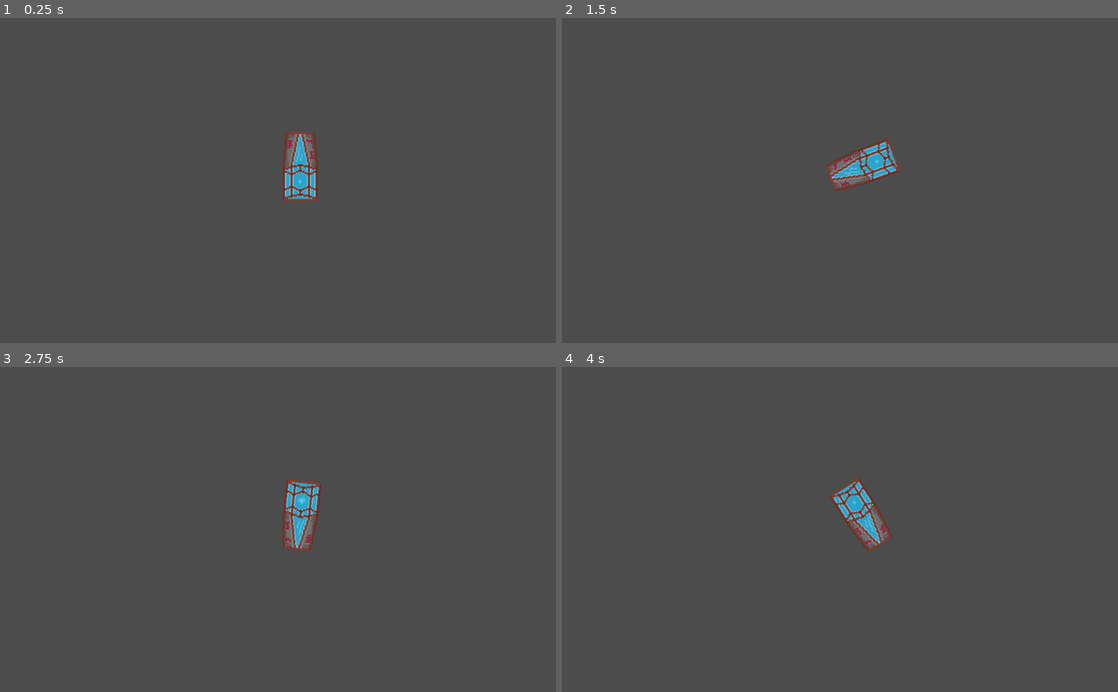
Above: before the commit, frames 1-4 (two rows, left to right).
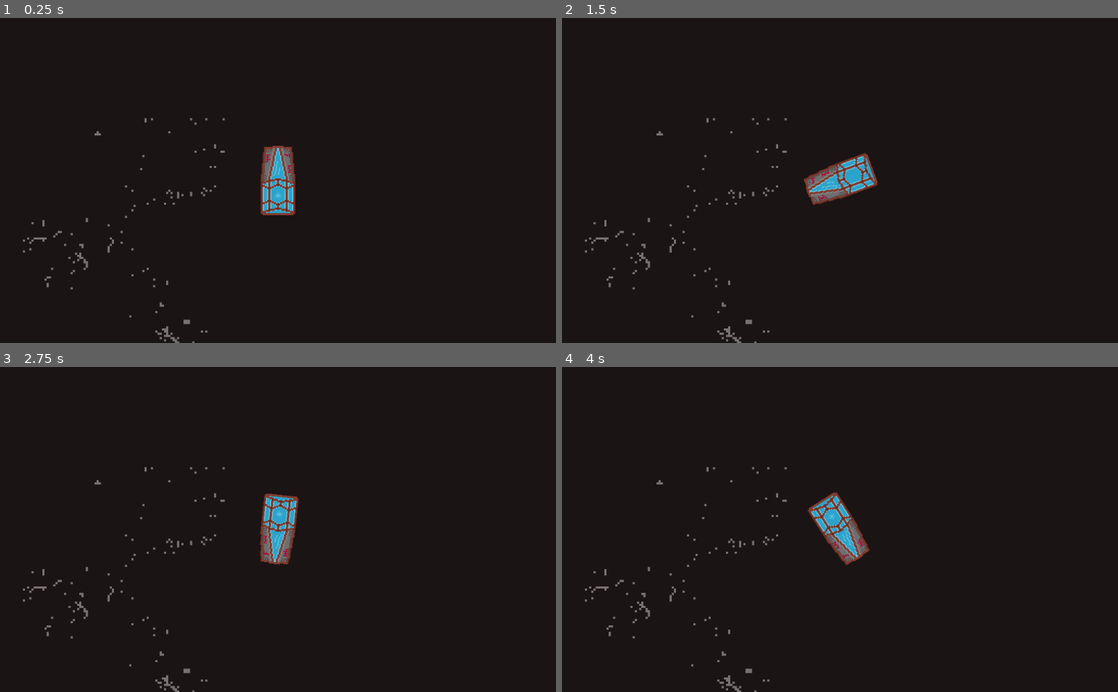
Above: after the commit, the same moments.

Repository: CiaranWoodward/LD45
Game: Godot game, scene res://Space.tscn
Same seed, same stepped clock (60 frames per second), same inputs: the game is played once before the commit and once after it.
Inputs:
- Up to frame 1 (0.25 s): no input
- Up to frame 2 (1.5 s): tap Enter at 0.5 s; hold D (rot_right) 0.53-1.28 s; hold A (rot_left) from 1.28 s (still down)
- Up to frame 3 (2.75 s): release A (rot_left) at 2.03 s; hold D (rot_right) from 2.03 s (still down)
- Up to frame 4 (4 s): release D (rot_right) at 3.53 s; hold A (rot_left) from 3.53 s (still down)

The runs differ from the first frame. In frame 1, 100% of the frame differs, in the area x 0-100%, y 0-100%; in frame 2, 100%; in frame 3, 100%; in frame 4, 100%.

Commit message:
Add stars with randomisation

Diff:
--- /dev/null
+++ b/AnimatedSprite.gd
@@ -0,0 +1,15 @@
+extends AnimatedSprite
+
+# Declare member variables here. Examples:
+# var a = 2
+# var b = "text"
+
+# Called when the node enters the scene tree for the first time.
+func _ready():
+	var frame_no : int = randi() % frames.get_frame_count("stars")
+	set_frame(frame_no)
+	print(frame_no)
+
+	var opacity : float = rand_range(0.1, 0.5)
+	modulate = Color(1, 1, 1, opacity)
+	print(opacity)
--- /dev/null
+++ b/Space.gd
@@ -0,0 +1,14 @@
+extends Node2D
+
+# Declare member variables here. Examples:
+# var a = 2
+# var b = "text"
+
+# Called when the node enters the scene tree for the first time.
+func _ready():
+	randomize()
+	print("randomized")
+
+# Called every frame. 'delta' is the elapsed time since the previous frame.
+#func _process(delta):
+#	pass
--- a/Space.tscn
+++ b/Space.tscn
@@ -1,14 +1,19 @@
-[gd_scene load_steps=8 format=2]
+[gd_scene load_steps=14 format=2]
 
-[ext_resource path="res://PlayerCore.gd" type="Script" id=1]
-[ext_resource path="res://sprites/coffin0.png" type="Texture" id=2]
-[ext_resource path="res://sprites/coffin1.png" type="Texture" id=3]
-[ext_resource path="res://sprites/coffin2.png" type="Texture" id=4]
-[ext_resource path="res://sprites/coffin3.png" type="Texture" id=5]
+[ext_resource path="res://Space.gd" type="Script" id=1]
+[ext_resource path="res://PlayerCore.gd" type="Script" id=2]
+[ext_resource path="res://sprites/coffin0.png" type="Texture" id=3]
+[ext_resource path="res://sprites/coffin1.png" type="Texture" id=4]
+[ext_resource path="res://sprites/coffin2.png" type="Texture" id=5]
+[ext_resource path="res://sprites/coffin3.png" type="Texture" id=6]
+[ext_resource path="res://sprites/stars0.png" type="Texture" id=7]
+[ext_resource path="res://sprites/stars1.png" type="Texture" id=8]
+[ext_resource path="res://sprites/stars2.png" type="Texture" id=9]
+[ext_resource path="res://AnimatedSprite.gd" type="Script" id=10]
 
 [sub_resource type="SpriteFrames" id=1]
 animations = [ {
-"frames": [ ExtResource( 2 ), ExtResource( 3 ), ExtResource( 4 ), ExtResource( 5 ), ExtResource( 5 ), ExtResource( 4 ), ExtResource( 3 ), ExtResource( 2 ) ],
+"frames": [ ExtResource( 3 ), ExtResource( 4 ), ExtResource( 5 ), ExtResource( 6 ), ExtResource( 6 ), ExtResource( 5 ), ExtResource( 4 ), ExtResource( 3 ) ],
 "loop": true,
 "name": "Breathing",
 "speed": 2.0
@@ -17,11 +22,20 @@
 [sub_resource type="RectangleShape2D" id=2]
 extents = Vector2( 31.9833, 63.9744 )
 
+[sub_resource type="SpriteFrames" id=3]
+animations = [ {
+"frames": [ ExtResource( 7 ), ExtResource( 8 ), ExtResource( 9 ) ],
+"loop": false,
+"name": "stars",
+"speed": 5.0
+} ]
+
 [node name="Space" type="Node2D"]
+script = ExtResource( 1 )
 
 [node name="PlayerCore" type="KinematicBody2D" parent="."]
 position = Vector2( 553.194, 274.336 )
-script = ExtResource( 1 )
+script = ExtResource( 2 )
 __meta__ = {
 "_edit_group_": true
 }
@@ -30,8 +44,21 @@
 scale = Vector2( 2, 2 )
 frames = SubResource( 1 )
 animation = "Breathing"
-frame = 6
+frame = 5
 playing = true
 
 [node name="CollisionShape2D" type="CollisionShape2D" parent="PlayerCore"]
 shape = SubResource( 2 )
+
+[node name="Camera2D" type="Camera2D" parent="PlayerCore"]
+current = true
+smoothing_enabled = true
+
+[node name="AnimatedSprite" type="AnimatedSprite" parent="."]
+modulate = Color( 1, 1, 1, 0.380392 )
+position = Vector2( 207.354, 415.591 )
+scale = Vector2( 4, 4 )
+z_index = -100
+frames = SubResource( 3 )
+animation = "stars"
+script = ExtResource( 10 )
--- a/project.godot
+++ b/project.godot
@@ -44,4 +44,5 @@
 
 [rendering]
 
+environment/default_clear_color=Color( 0.109804, 0.0823529, 0.0823529, 1 )
 environment/default_environment="res://default_env.tres"
Binary file added: sprites/stars0.png
Not shown, added: sprites/stars0.png.import
Binary file added: sprites/stars1.png
Not shown, added: sprites/stars1.png.import
Binary file added: sprites/stars2.png
Not shown, added: sprites/stars2.png.import
Not shown, added: sprites/stars.xcf
